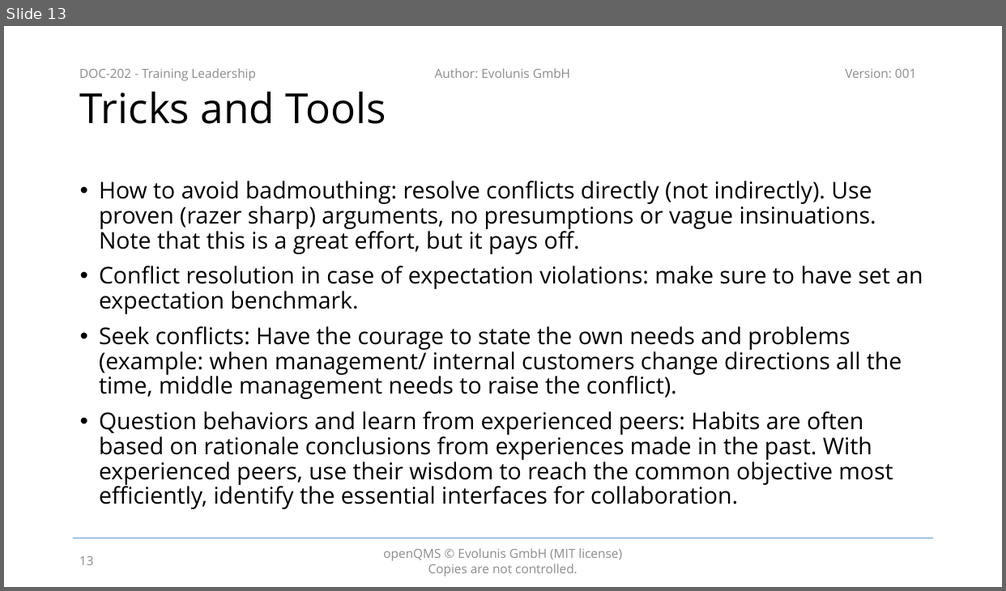
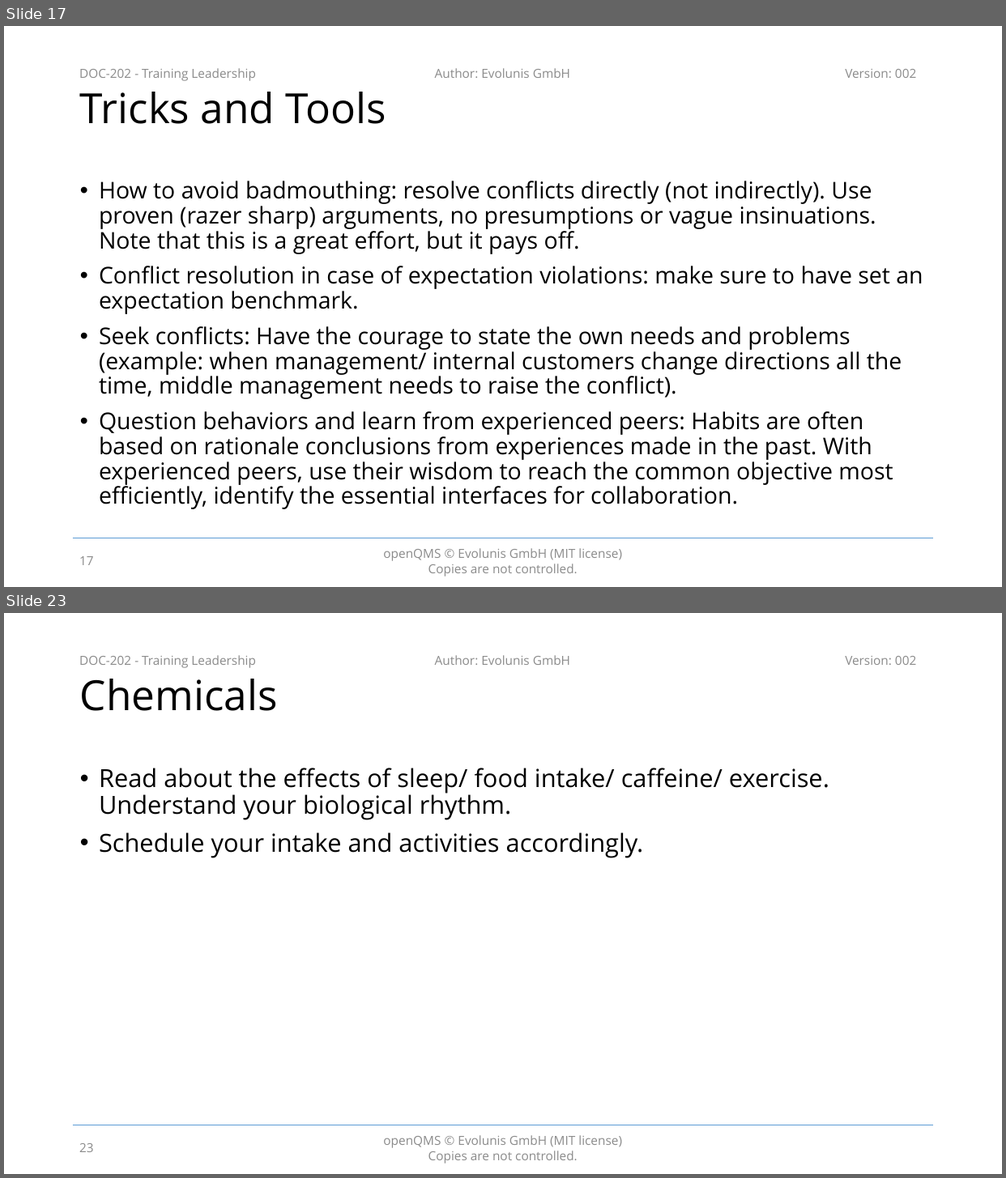
Before and after one commit to evolunis/openQMS, a slide deck: 2. Design and Development/DOC-202 - Training Leadership.pptx. Shown one above the other, each under a label of ours: slide 13 before the commit, slides 17 and 23 after it; the slides between them are not shown. The pictures are 1006x591 and 1006x1178 pixels, drawn with LibreOffice and Linux fonts; fonts in the diff are those of the drawing; background and template pictures are left out. Boxes give left, top, right and bottom in pixels: in the first picture for what was removed or moved away, otherwise in the second. Text is boxed around its words. In the diff, an @@ line names an element or a change of style, - is before the commit and + after.

```diff
--- a/2. Design and Development/DOC-202 - Training Leadership.pptx
+++ b/2. Design and Development/DOC-202 - Training Leadership.pptx
@@ slide 23 added at [4, 613, 1002, 1174], background #FFFFFF; not listed: 5 template elements that a slide beside it also shows @@
@@ title added at [80, 679, 278, 711], 40 pt, text #000000 @@
+Chemicals
@@ text added at [99, 768, 829, 858], 24 pt, text #000000 @@
+• Read about the effects of sleep/ food intake/ caffeine/ exercise. Understand your biological rhythm.
+• Schedule your intake and activities accordingly.
@@ page number added at [79, 1144, 94, 1152], 12 pt, text #8C8C8C @@
+23
@@ what was slide 13 is now slide 17 @@
@@ slide 17 changed as well @@
@@ text at [845, 69, 916, 78]: text changed @@
-Version: 001
+Version: 002
@@ page number at [79, 557, 94, 565]: text changed @@
-13
+17
```
Also in this commit, not shown: 12 other slides changed, 10 other slides added.
